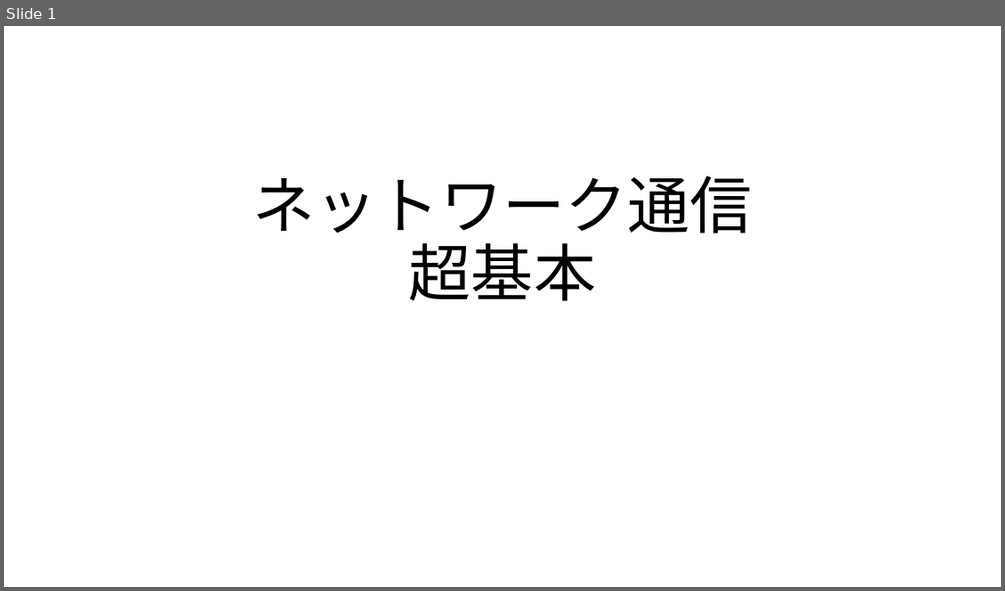
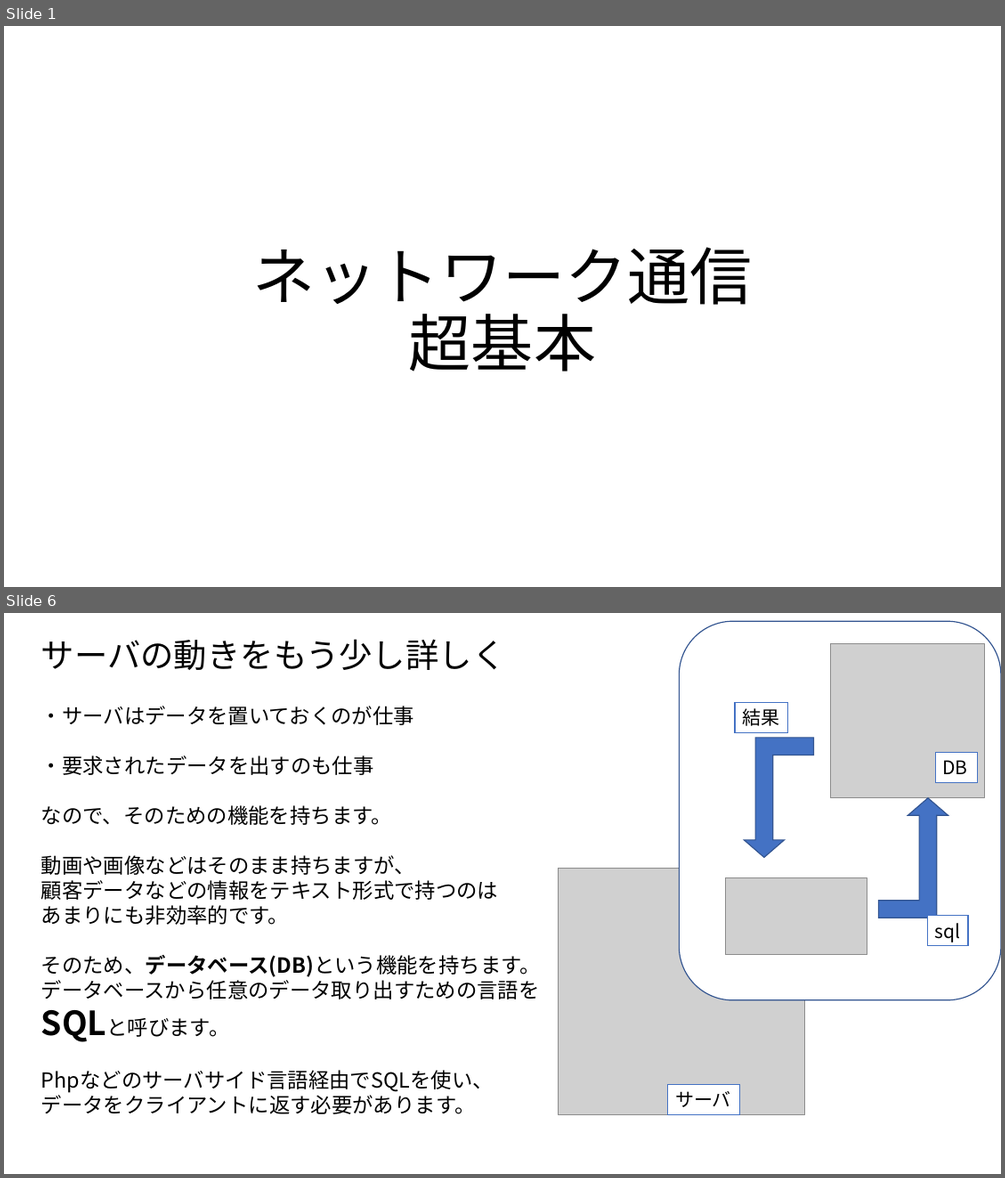
Before and after one commit to MahiroCreative/GameEngineFor2022, a slide deck: 2.SecondSemester/0.ネットワーク通信_超基本.pptx. Shown one above the other, each under a label of ours: slide 1 before the commit, slides 1 and 6 after it; the slides between them are not shown. The pictures are 1005x591 and 1005x1178 pixels, drawn with LibreOffice and Linux fonts; fonts in the diff are those of the drawing; grey boxes stand for pictures. Boxes give left, top, right and bottom in pixels: in the first picture for what was removed or moved away, otherwise in the second. Text is boxed around its words. In the diff, an @@ line names an element or a change of style, - is before the commit and + after.

```diff
--- a/2.SecondSemester/0.ネットワーク通信_超基本.pptx
+++ b/2.SecondSemester/0.ネットワーク通信_超基本.pptx
@@ slide 6 added at [4, 613, 1001, 1174], background #FFFFFF @@
@@ title added at [41, 639, 505, 670], 32 pt, text #000000 @@
+サーバの動きをもう少し詳しく
@@ rounded rectangle added at [680, 621, 1001, 1000], fill #FFFFFF, outline #325491 1 pt @@
@@ picture added at [830, 643, 985, 798] @@
@@ text added at [41, 706, 541, 1114], 20 pt, text #000000 @@
+・サーバはデータを置いておくのが仕事
+・要求されたデータを出すのも仕事
+なので、そのための機能を持ちます。
+動画や画像などはそのまま持ちますが、
+顧客データなどの情報をテキスト形式で持つのは
+あまりにも非効率的です。
+そのため、データベース(DB)という機能を持ちます。
+データベースから任意のデータ取り出すための言語を
+SQLと呼びます。
+Phpなどのサーバサイド言語経由でSQLを使い、
+データをクライアントに返す必要があります。
@@ rectangle added at [735, 703, 788, 732], fill #FFFFFF, outline #4472C4 1 pt, 18 pt, text #000000 @@
+結果
@@ bent up arrow added at [744, 738, 814, 858], fill #4472C4, outline #325491 1 pt @@
@@ rectangle added at [936, 752, 978, 782], fill #FFFFFF, outline #4472C4 1 pt, 18 pt, text #000000 @@
+DB
@@ bent up arrow added at [879, 798, 948, 917], fill #4472C4, outline #325491 1 pt @@
@@ picture added at [558, 868, 805, 1116] @@
@@ picture added at [726, 878, 867, 955] @@
@@ rectangle added at [928, 916, 968, 946], fill #FFFFFF, outline #4472C4 1 pt, 18 pt, text #000000 @@
+sql
@@ rectangle added at [668, 1085, 740, 1115], fill #FFFFFF, outline #4472C4 1 pt, 18 pt, text #000000 @@
+サーバ
@@ slide 1 changed as well @@
@@ title "ネットワーク通信 超基本": place and size @@
-title "ネットワーク通信 超基本" at [253, 176, 752, 301]
+title "ネットワーク通信 超基本" at [253, 247, 752, 371]
```
Also in this commit, not shown: 8 other slides added.
